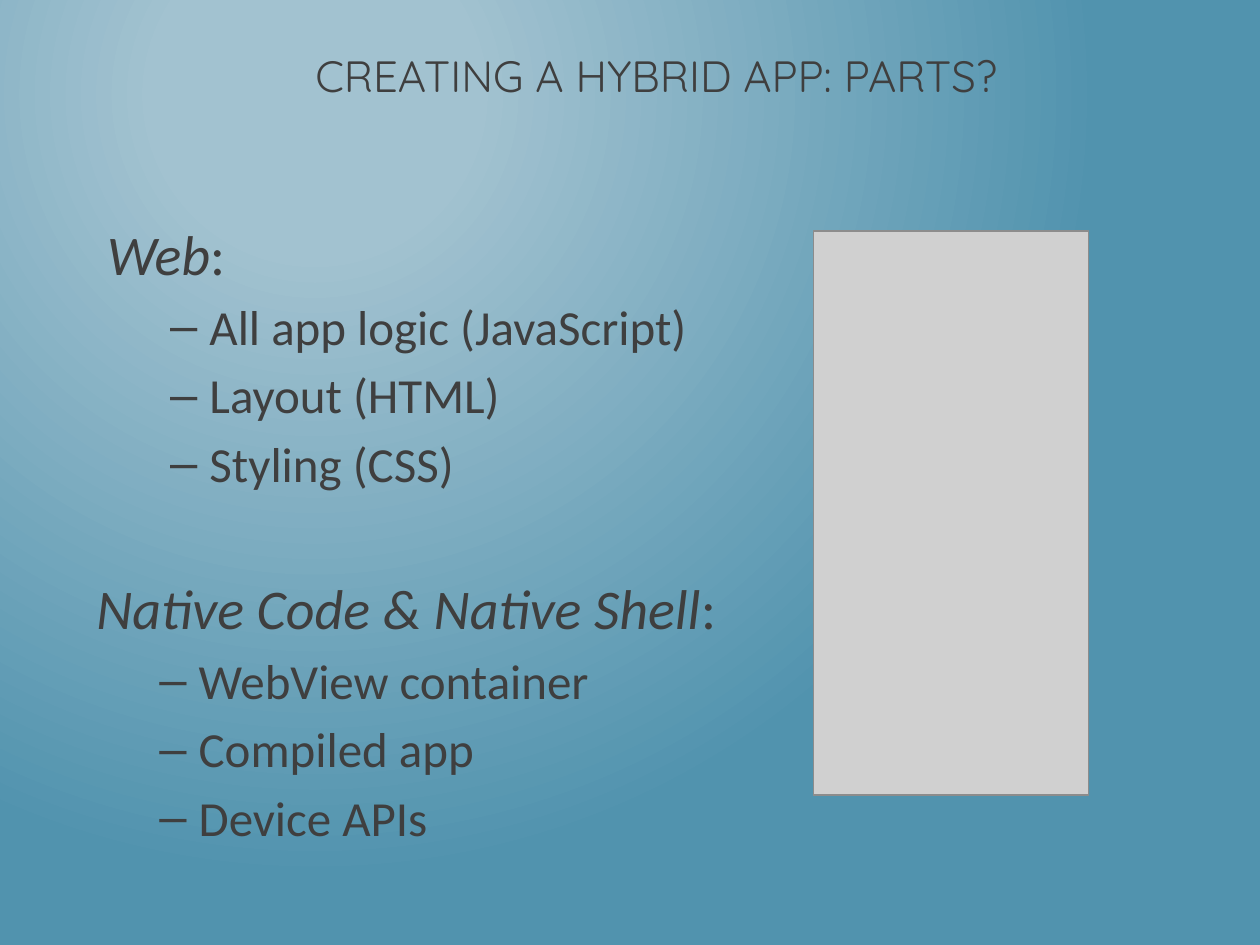
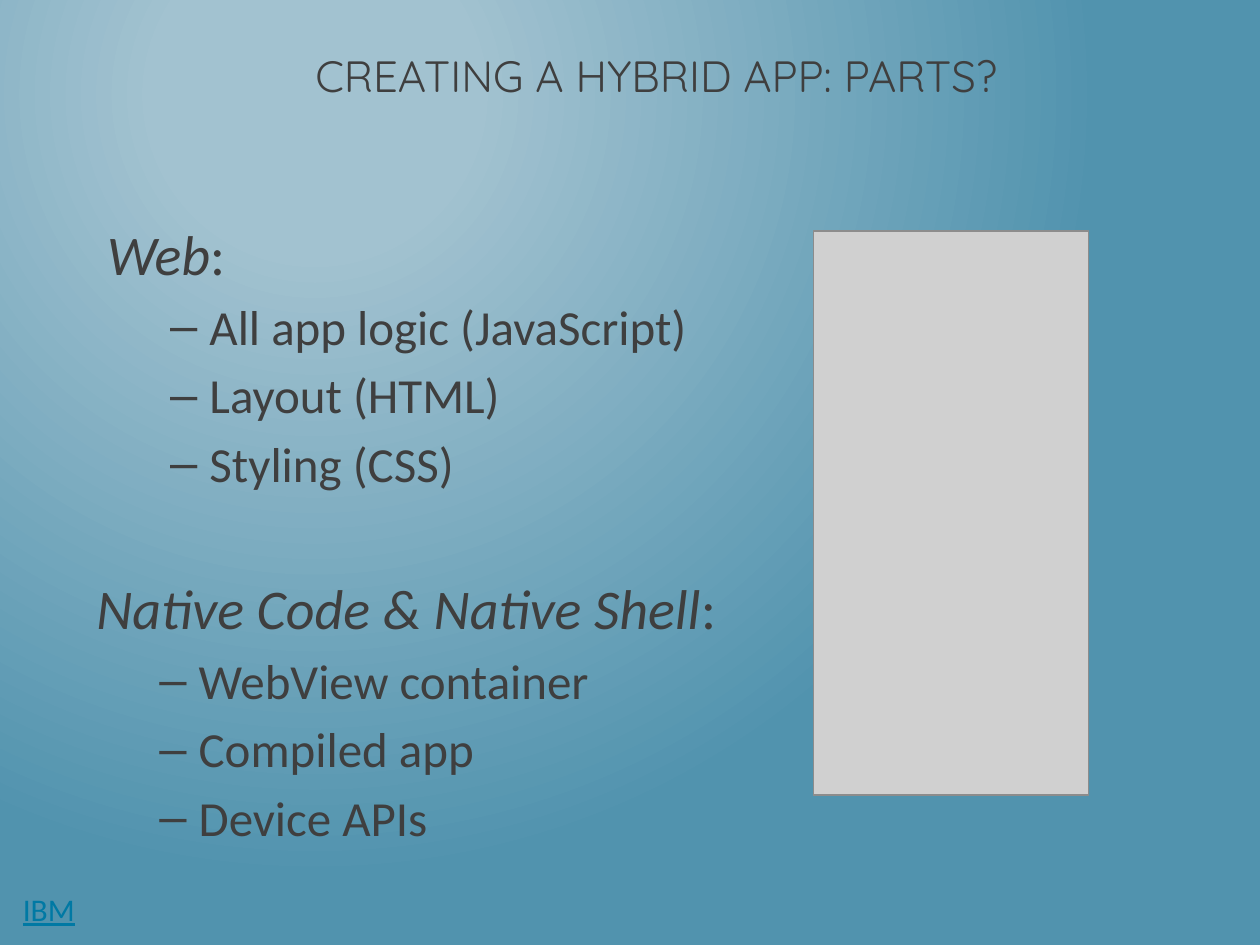
Before and after one commit to dotNetkow/Presentations, a slide deck: slide 10 of 2014-08-11 That Conference - Hybrid Apps/Building PhoneGap Mobile App w KendoUI.pptx (slide 9 before the commit). Drawn at 1260x945 pixels with LibreOffice and Linux fonts; fonts in the diff are those of the drawing; grey boxes stand for pictures. Boxes give left, top, right and bottom in pixels: in the first picture for what was removed or moved away, otherwise in the second. Text is boxed around its words. In the diff, an @@ line names an element or a change of style, - is before the commit and + after.

```diff
--- a/2014-08-11 That Conference - Hybrid Apps/Building PhoneGap Mobile App w KendoUI.pptx
+++ b/2014-08-11 That Conference - Hybrid Apps/Building PhoneGap Mobile App w KendoUI.pptx
@@ text added at box(23, 901, 75, 926), 18 pt, text #0079A4, underline @@
+IBM
```
Also in this commit, not shown: 6 other slides changed, 1 slide added, 1 other file.
